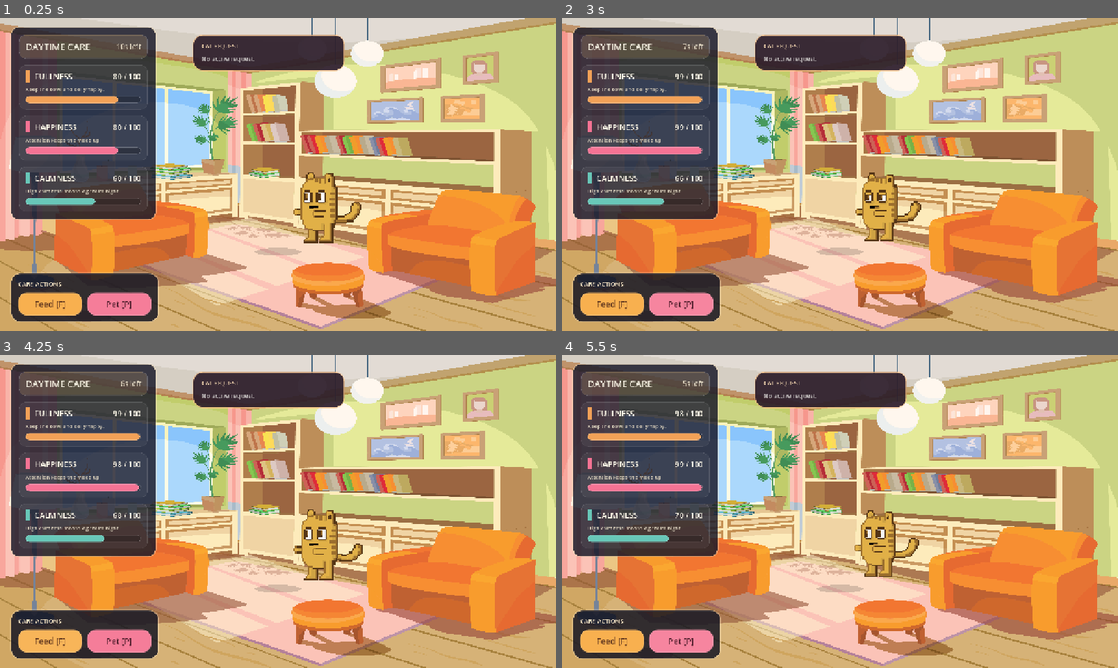
Above: before the commit, frames 1-4 (two rows, left to right).
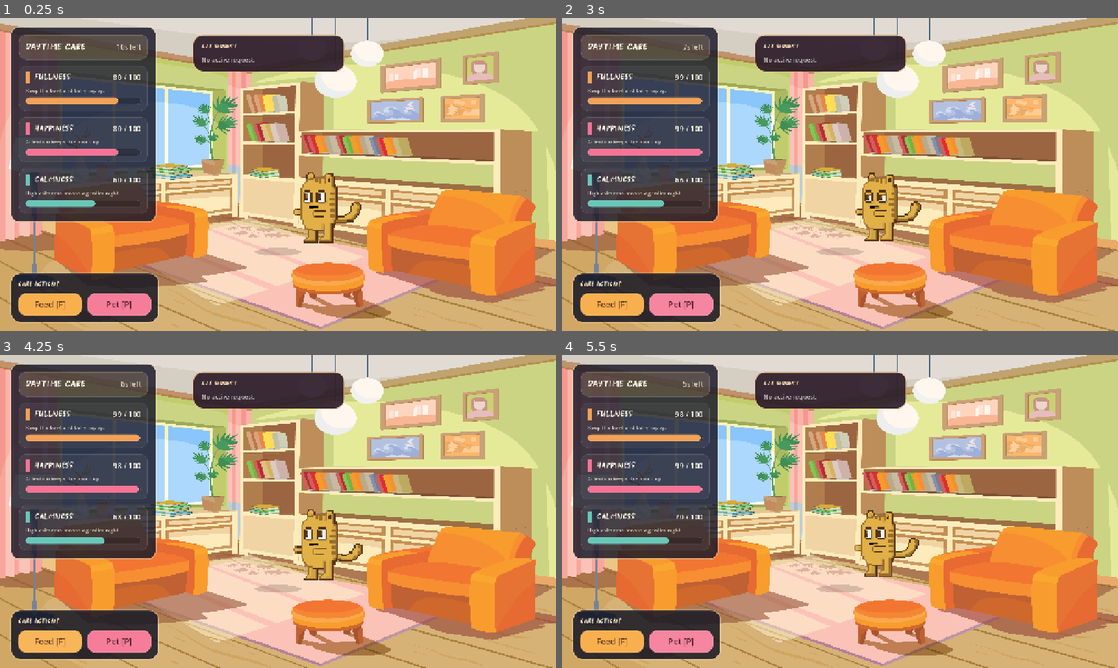
Above: after the commit, the same moments.

Repository: smiguelnet/cat-chaos
Game: Godot game, scene res://scenes/main/Main.tscn
Two runs of this game, one before a commit and one after it. Both use one fixed random seed, a clock stepped at 60 frames per second and the inputs below. Sound files missing from this copy of the repository are replaced by a short silence.
Inputs:
- Up to frame 1 (0.25 s): no input
- Up to frame 2 (3 s): click "Feed [F]" at 0.5 s; click "Pet [P]" at 1.25 s; click "Feed [F]" at 2 s; click "Pet [P]" at 2.75 s
- Up to frame 3 (4.25 s): click "Feed [F]" at 3.5 s
- Up to frame 4 (5.5 s): click "Pet [P]" at 4.25 s; hold F (feed) from 5.03 s (still down)

The runs differ from the first frame. In frame 1, 2.8% of the frame differs, in the area x 2-62%, y 7-98%; in frame 2, 2.9%; in frame 3, 2.9%; in frame 4, 2.9%.

Commit message:
feat: add holiday font and apply it to various UI elements

Diff:
--- a/ui/hud.gd
+++ b/ui/hud.gd
@@ -1,6 +1,7 @@
 extends PanelContainer
 class_name CatChaosHud
 
+const TITLE_FONT = preload("res://assets/ui/fonts/holiday-notes.otf")
 const PANEL_BG := Color(0.10, 0.10, 0.16, 0.84)
 const PANEL_BORDER := Color(0.99, 0.90, 0.74, 0.52)
 const HEADER_BG := Color(0.96, 0.78, 0.49, 0.18)
@@ -48,6 +49,7 @@
 	header_margin.add_child(header_row)
 
 	phase_label = _make_chip_label(21, TEXT_MAIN)
+	phase_label.add_theme_font_override("font", TITLE_FONT)
 	phase_label.horizontal_alignment = HORIZONTAL_ALIGNMENT_CENTER
 	header_row.add_child(phase_label)
 
@@ -110,6 +112,7 @@
 
 	var title_label := Label.new()
 	title_label.text = title
+	title_label.add_theme_font_override("font", TITLE_FONT)
 	title_label.add_theme_font_size_override("font_size", 18)
 	title_label.modulate = TEXT_MAIN
 	top_row.add_child(title_label)
--- a/ui/request_panel.gd
+++ b/ui/request_panel.gd
@@ -1,6 +1,7 @@
 extends PanelContainer
 class_name CatChaosRequestPanel
 
+const TITLE_FONT = preload("res://assets/ui/fonts/holiday-notes.otf")
 const PANEL_BG := Color(0.17, 0.11, 0.16, 0.92)
 const PANEL_BORDER := Color(1.00, 0.77, 0.53, 0.72)
 const FOOD_COLOR := Color(0.97, 0.69, 0.31)
@@ -30,11 +31,13 @@
 
 	header_label = Label.new()
 	header_label.text = "CAT REQUEST"
+	header_label.add_theme_font_override("font", TITLE_FONT)
 	header_label.add_theme_font_size_override("font_size", 13)
 	header_label.modulate = Color(1.0, 0.88, 0.72)
 	content.add_child(header_label)
 
 	title_label = Label.new()
+	title_label.add_theme_font_override("font", TITLE_FONT)
 	title_label.add_theme_font_size_override("font_size", 26)
 	title_label.modulate = Color(0.99, 0.97, 0.93)
 	content.add_child(title_label)
--- a/ui/sleep_result_panel.gd
+++ b/ui/sleep_result_panel.gd
@@ -1,6 +1,7 @@
 extends PanelContainer
 class_name CatChaosSleepResultPanel
 
+const TITLE_FONT = preload("res://assets/ui/fonts/holiday-notes.otf")
 const SLEEP_EVALUATOR = preload("res://systems/sleep_evaluator.gd")
 
 var title_label: Label
@@ -24,11 +25,13 @@
 
 	title_label = Label.new()
 	title_label.text = "BEDTIME RESULT"
+	title_label.add_theme_font_override("font", TITLE_FONT)
 	title_label.add_theme_font_size_override("font_size", 13)
 	title_label.modulate = Color(0.84, 0.88, 0.98)
 	content.add_child(title_label)
 
 	result_label = Label.new()
+	result_label.add_theme_font_override("font", TITLE_FONT)
 	result_label.add_theme_font_size_override("font_size", 28)
 	content.add_child(result_label)
 
--- a/ui/ui_root.gd
+++ b/ui/ui_root.gd
@@ -3,6 +3,7 @@
 const HUD_SCRIPT = preload("res://ui/hud.gd")
 const REQUEST_PANEL_SCRIPT = preload("res://ui/request_panel.gd")
 const SLEEP_RESULT_PANEL_SCRIPT = preload("res://ui/sleep_result_panel.gd")
+const TITLE_FONT = preload("res://assets/ui/fonts/holiday-notes.otf")
 const TICK_SYSTEM = preload("res://systems/tick_system.gd")
 const ACTION_PULSE_SPEED := 3.2
 const ACTION_PULSE_SCALE := 0.06
@@ -85,6 +86,7 @@
 
 	var action_title := Label.new()
 	action_title.text = "CARE ACTIONS"
+	action_title.add_theme_font_override("font", TITLE_FONT)
 	action_title.add_theme_font_size_override("font_size", 14)
 	action_title.modulate = Color(0.98, 0.91, 0.78)
 	action_content.add_child(action_title)
Binary file added: assets/ui/fonts/holiday-notes.otf
Not shown, added: assets/ui/fonts/holiday-notes.otf.import
